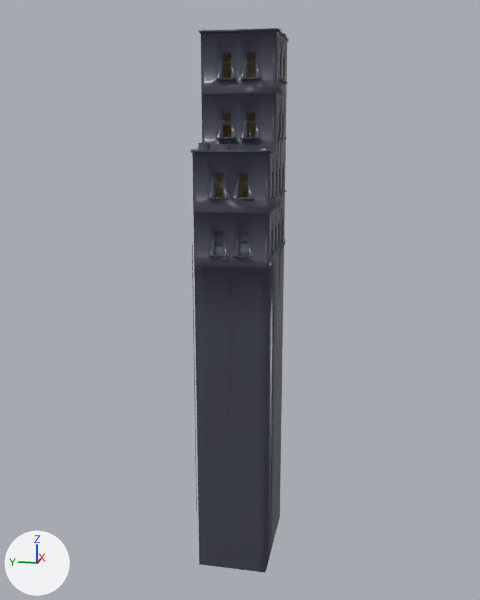
A saved change to the glTF model Assets/Meshes/mesh_bdg_K_04.gltf.
One viewpoint serves both versions: a camera (50 mm lens) standing at (-36.2, -9.2, -5.2) and looking at (0.6, -1.9, -14.4). Arrows for +X, +Y and +Z are at lower left; the lights stay in place. Vertices at the same position are counted once.

Names of what the first picture shows: 'geo1'.
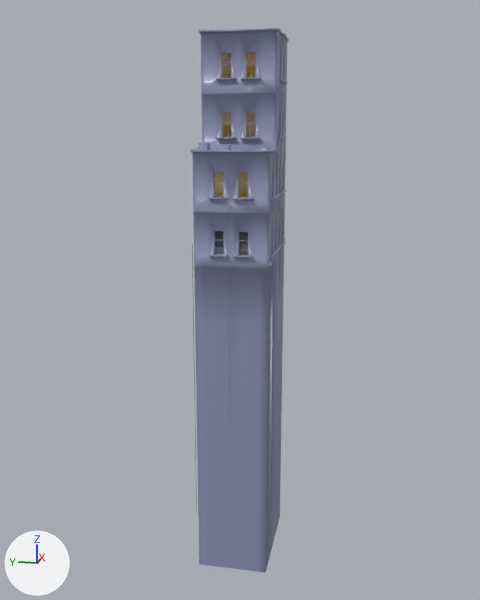
Edits to the bpy script that builds the scene:
```text
Add mat_bdg:
    mat_bdg = bpy.data.materials.new('bdg')
    mat_bdg.use_nodes = True; mat_bdg.node_tree.nodes.clear()
    _N = mat_bdg.node_tree.nodes; _L = mat_bdg.node_tree.links
    n0 = _N.new('ShaderNodeBsdfPrincipled'); n0.name = 'Principled BSDF'
    n0.inputs[2].default_value = 0.3  # 'Roughness'
    n1 = _N.new('ShaderNodeOutputMaterial'); n1.name = 'Material Output'
    n2 = _N.new('ShaderNodeVertexColor'); n2.name = 'Color Attribute'
    _L.new(n0.outputs[0], n1.inputs[0])  # 'BSDF' to 'Surface'
    _L.new(n2.outputs[0], n0.inputs[0])  # 'Color' to 'Base Color'
Change me_material4:
    used by ob_geo1; location = (0.0, 0.0, 0.0)
    remove me_material4.from_pydata(...)  # 3081 vertices, 4350 faces; spans x -2.7..3.7, y -4.2..0.2, z -30.0..0.4
    add me_material4.from_pydata(...)  # 3091 vertices, 4375 faces; spans x -2.7..3.7, y -4.2..0.2, z -30.0..0.4
    me_material4 part 1: 121 vertices moved within x -2.7..3.7, y -4.2..0.2, z -11.3..-5.3; 4 vertices added at x -2.0..-1.7, y -1.6..-1.3, z -8.1
    me_material4 part 2: 30 vertices moved within x -0.7..3.7, y -4.2..0.2, z -2.3; 6 vertices added at x 0.0..0.4, y -2.7..-2.4, z -2.2..-1.7
    me_material4 part 3: 38 kept faces spanning x -2.4..2.7, y -2.9..-0.1, z -10.5..-1.5 get new vertex colours
    me_material4 part 4: 2013 faces spanning x -2.7..3.7, y -4.2..0.2, z -30.0..0.4 switch from mat_unlit to mat_bdg
```

Pixel boxes [x1, y1, x2, y2] of what changed, in the pictures (480 x 600 px; the box of a moved part takes in the faces that stretch with it):
part 1 of me_material4, moved or reshaped: [208, 115, 287, 270] in both
part 2 of me_material4, moved or reshaped: [216, 62, 288, 93] in both
part 3 of me_material4, recoloured: after [214, 62, 256, 242]
part 4 of me_material4, recoloured (grey to blue): [192, 28, 289, 573] in both
